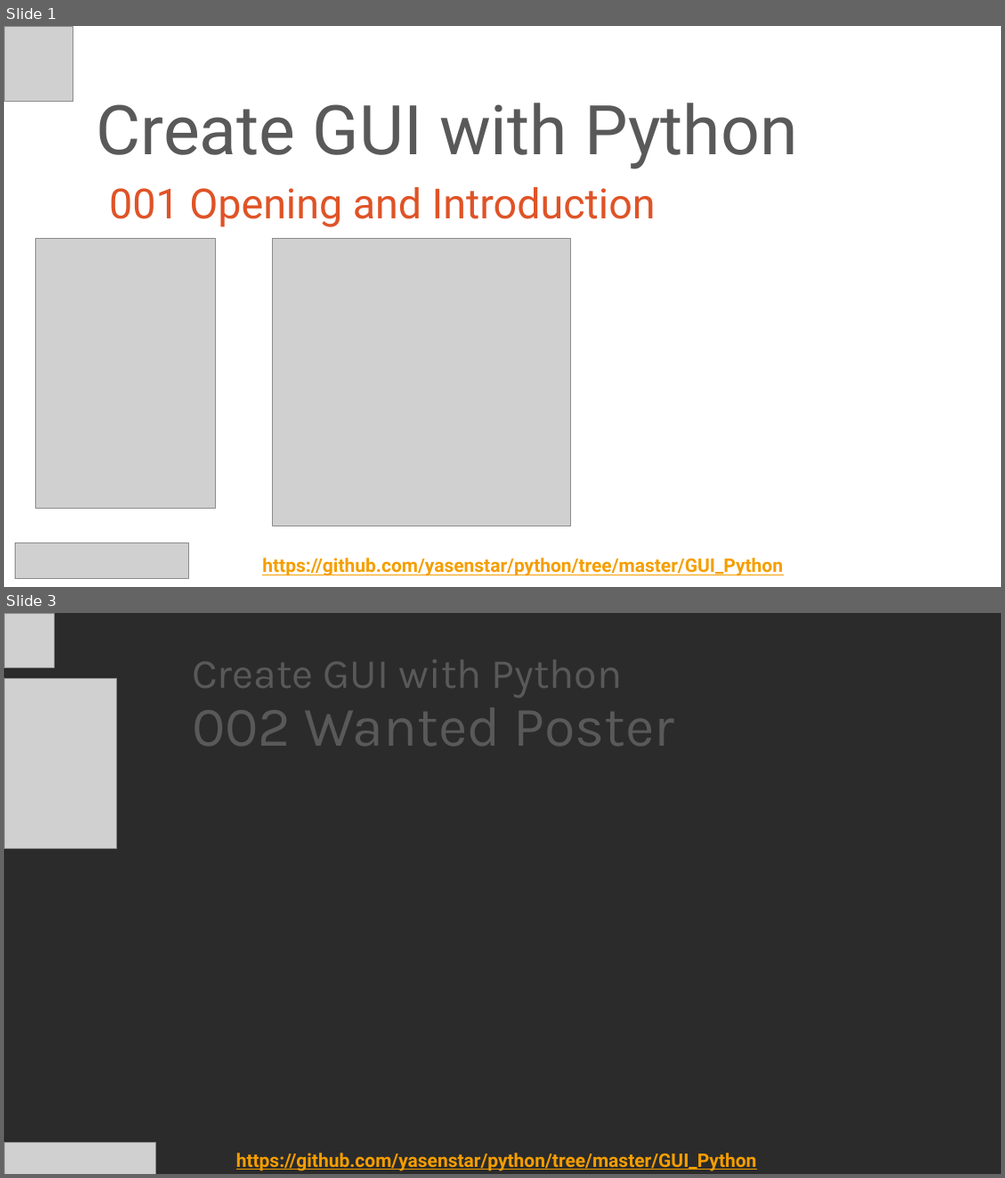
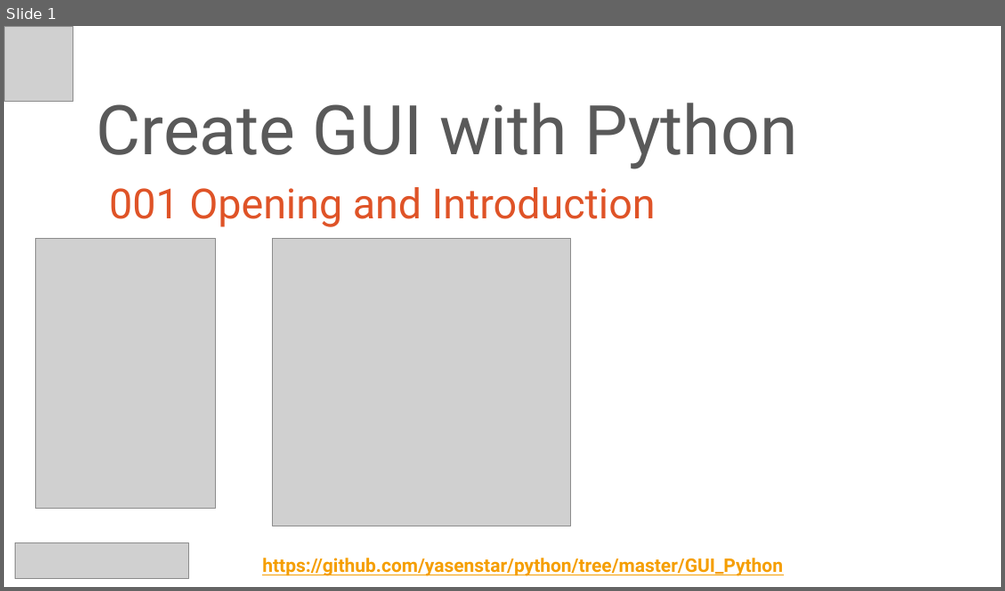
Before and after one commit to yasenstar/python, a slide deck: GUI_Python/Create_GUI_with_Python.pptx. Shown one above the other, each under a label of ours: slides 1 and 3 before the commit, slide 1 after it; the slides between them are not shown. The pictures are 1005x1178 and 1005x591 pixels, drawn with LibreOffice and Linux fonts; fonts in the diff are those of the drawing; grey boxes stand for pictures; background and template pictures are left out; a plain dark background stands for a picture behind light text. Boxes give left, top, right and bottom in pixels: in the first picture for what was removed or moved away, otherwise in the second. Text is boxed around its words. In the diff, an @@ line names an element or a change of style, - is before the commit and + after.

```diff
--- a/GUI_Python/Create_GUI_with_Python.pptx
+++ b/GUI_Python/Create_GUI_with_Python.pptx
@@ slide 3 removed at (4,613,1001,1174), background picture (left out) @@
@@ picture removed at (4,613,54,667) @@
@@ title removed at (192,659,675,746) @@
-Create GUI with Python
-002 Wanted Poster
@@ picture removed at (4,679,116,849) @@
@@ picture removed at (4,1143,156,1174) @@
@@ text removed at (236,1152,757,1171) @@
-https://github.com/yasenstar/python/tree/master/GUI_Python
```
Also in this commit, not shown: 1 slide changed, 2 other files.
